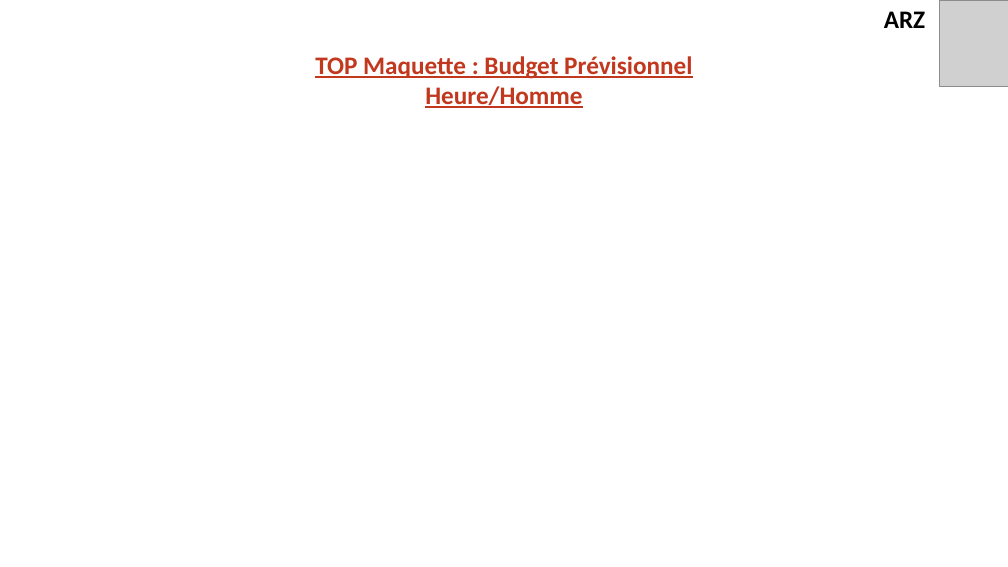
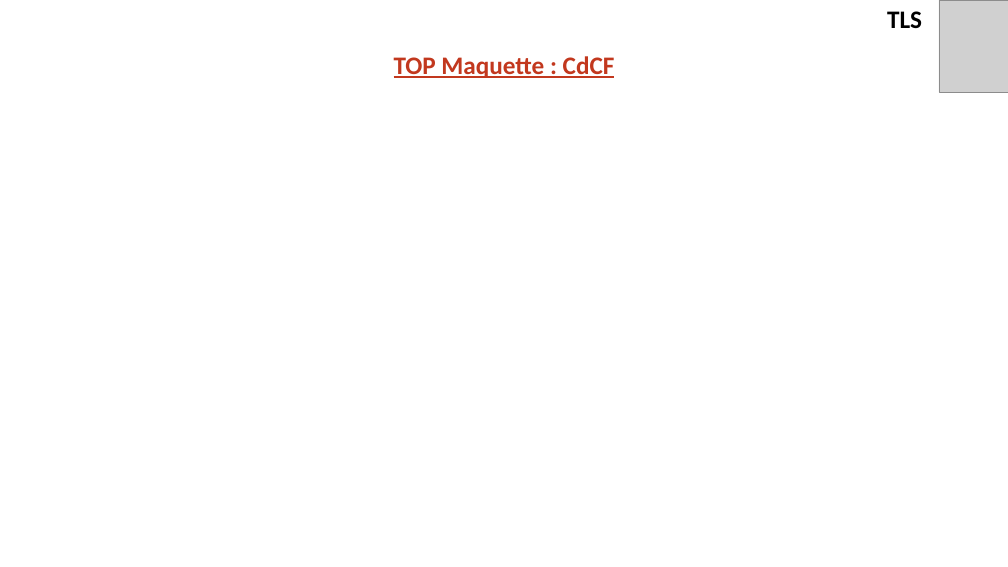
Before and after one commit to EOSCogniton/STUF-2020, a slide deck: slide 9 of AB_TOPs/02_Top_Maquette/Top_Maquette_V2.0.pptx (slide 14 before the commit). Drawn at 1008x567 pixels with LibreOffice and Linux fonts; fonts in the diff are those of the drawing; grey boxes stand for pictures; background and template pictures are left out. Boxes give left, top, right and bottom in pixels: in the first picture for what was removed or moved away, otherwise in the second. Text is boxed around its words. In the diff, an @@ line names an element or a change of style, - is before the commit and + after.

```diff
--- a/AB_TOPs/02_Top_Maquette/Top_Maquette_V2.0.pptx
+++ b/AB_TOPs/02_Top_Maquette/Top_Maquette_V2.0.pptx
@@ text at (x1=887, y1=11, x2=922, y2=28): text changed @@
-ARZ
+TLS
@@ picture resized from (x1=939, y1=0, x2=1008, y2=86) to (x1=939, y1=0, x2=1008, y2=92) @@
@@ text at (x1=394, y1=56, x2=615, y2=78): text changed @@
-TOP Maquette : Budget Prévisionnel
-Heure/Homme
+TOP Maquette : CdCF
```
Also in this commit, not shown: 4 other slides changed, 1 slide removed.
